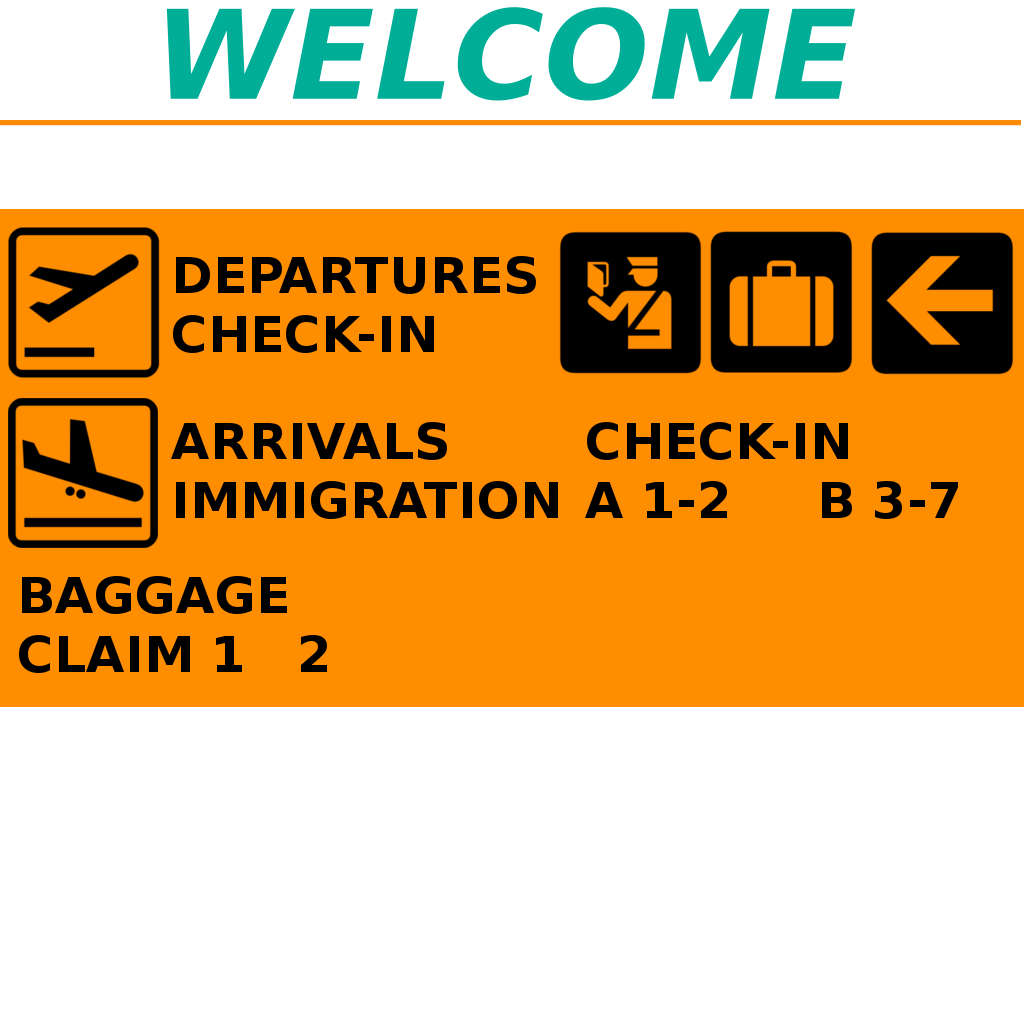
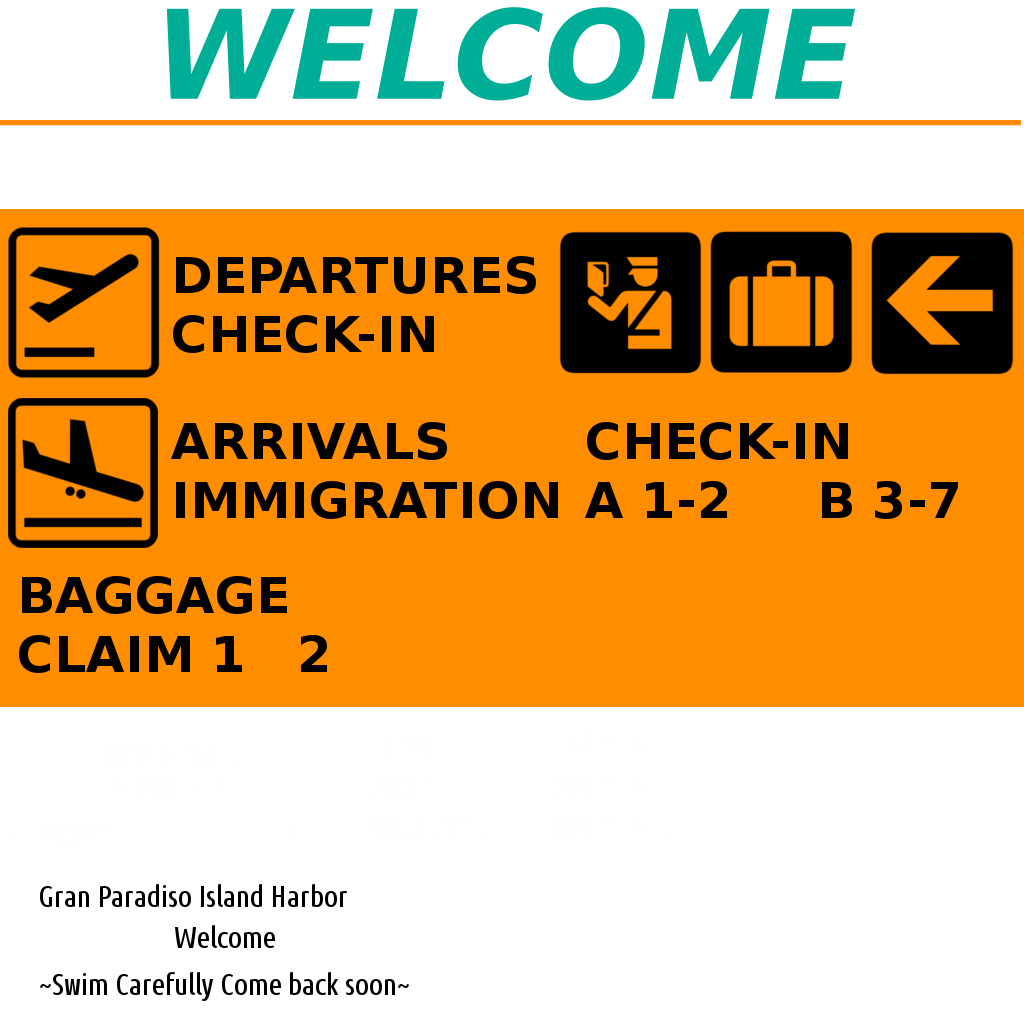
Layered file, before and after one edit (1024 × 1024). Changes by layer:
added layer "Welcome ..." above "Gran Paradiso Island Harbor" over (40, 925, 409, 1001)
added layer "Gran Paradiso Island Harbor" above "Sara Airport ..." over (40, 884, 347, 907)
